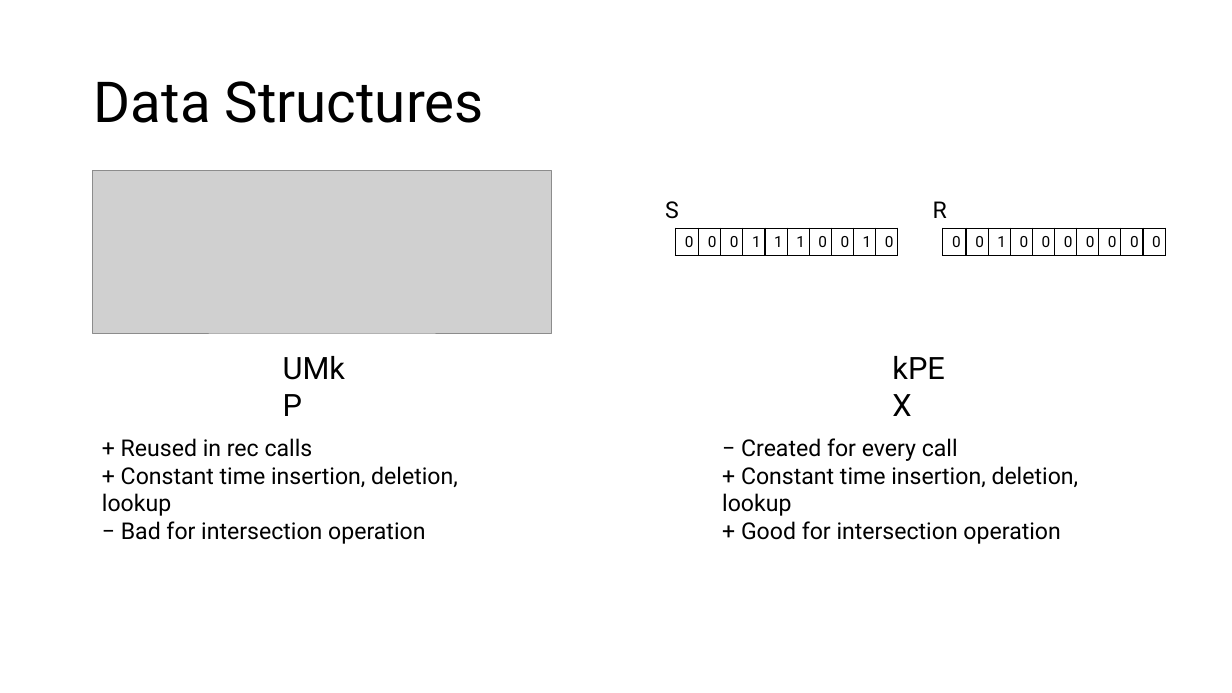
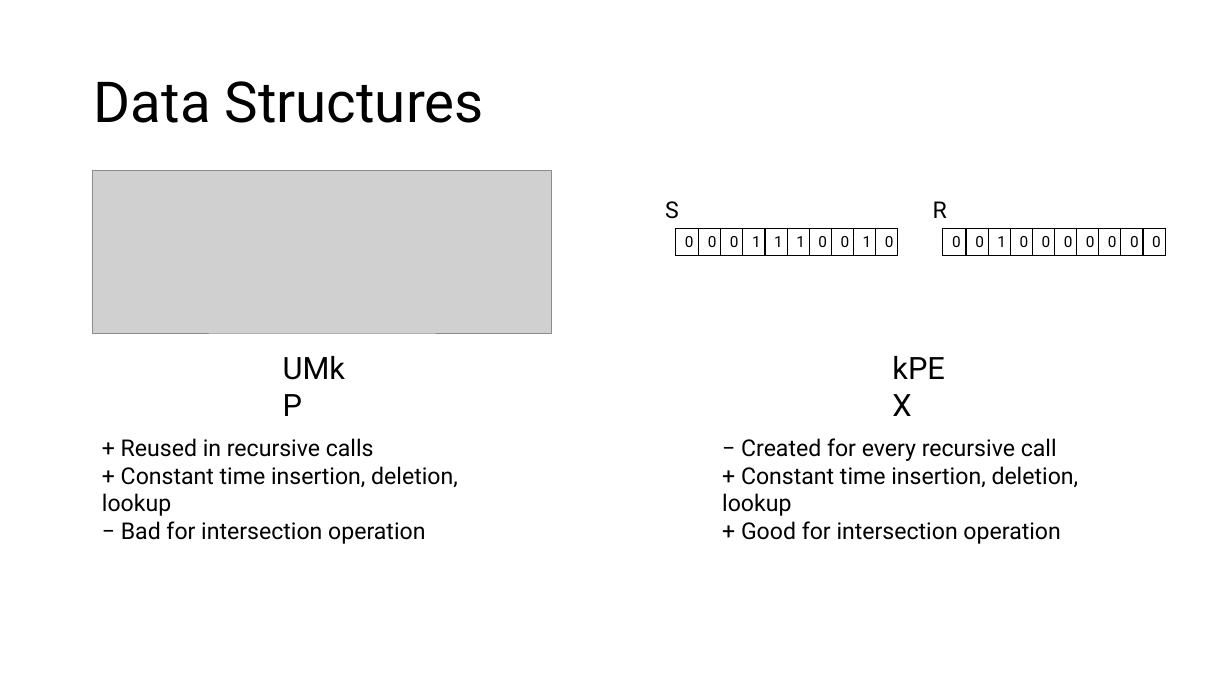
Before and after one commit to akhlaqueak/MaxKPlex, a slide deck: slide 14 of kPEX/kPEX_extension.pptx (slide 13 before the commit). Drawn at 1232x693 pixels with LibreOffice and Linux fonts; fonts in the diff are those of the drawing; grey boxes stand for pictures. Boxes give left, top, right and bottom in pixels: in the first picture for what was removed or moved away, otherwise in the second. Text is boxed around its words. In the diff, an @@ line names an element or a change of style, - is before the commit and + after.

```diff
--- a/kPEX/kPEX_extension.pptx
+++ b/kPEX/kPEX_extension.pptx
@@ text at <box>121,438,374,457</box>: text changed @@
-+ Reused in rec calls
++ Reused in recursive calls
@@ text at <box>741,438,1057,461</box>: text changed @@
-− Created for every call
+− Created for every recursive call
```
Also in this commit, not shown: 5 slides added, 3 slides removed, 3 other files.
